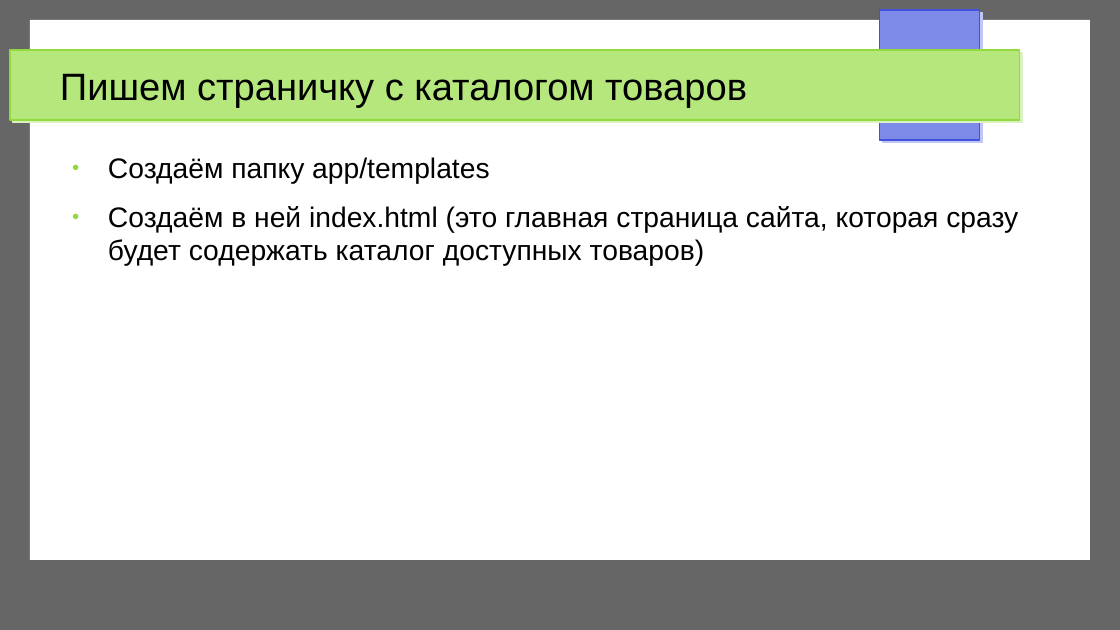
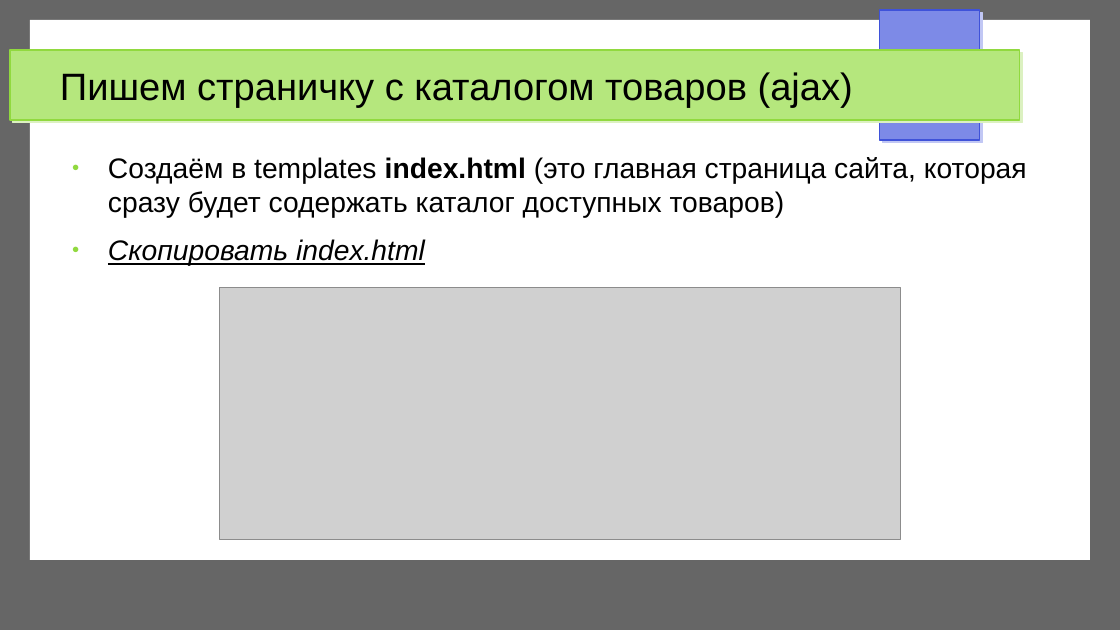
Before and after one commit to trnkv/django__my_tutorial, a slide deck: slide 21 of description.odp (slide 18 before the commit). Drawn at 1120x630 pixels with LibreOffice and Linux fonts; fonts in the diff are those of the drawing; grey boxes stand for pictures. Boxes give left, top, right and bottom in pixels: in the first picture for what was removed or moved away, otherwise in the second. Text is boxed around its words. In the diff, an @@ line names an element or a change of style, - is before the commit and + after.

```diff
--- a/description.odp
+++ b/description.odp
@@ title at box(60, 72, 853, 108): text changed @@
-Пишем страничку с каталогом товаров
+Пишем страничку с каталогом товаров (ajax)
@@ text at box(108, 157, 1027, 266): text changed @@
-● Создаём папку app/templates
-● Создаём в ней index.html (это главная страница сайта, которая сразу будет содержать каталог доступных товаров)
+● Создаём в templates index.html (это главная страница сайта, которая сразу будет содержать каталог доступных товаров)
+● Скопировать index.html
@@ picture added at box(220, 288, 900, 541) @@
```
Also in this commit, not shown: 14 other slides changed, 6 slides added, 4 other files.
